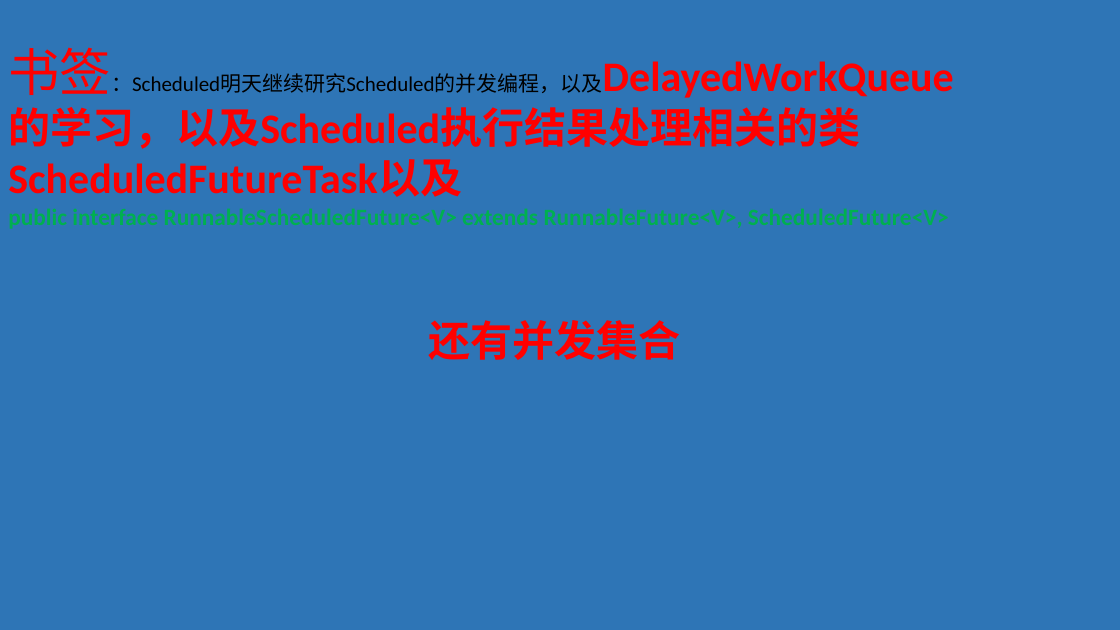
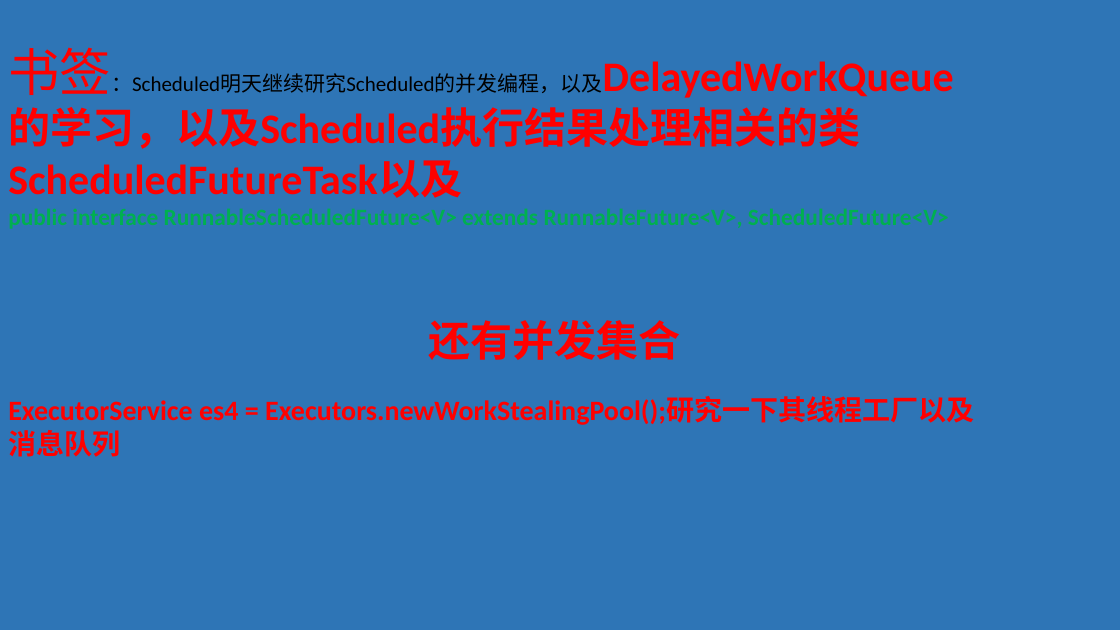
Before and after one commit to Dax1n/java, a slide deck: slide 16 of concurrent/src/main/java/com/daxin/concurrent/java并发之线程池学习.pptx (slide 12 before the commit). Drawn at 1120x630 pixels with LibreOffice and Linux fonts; fonts in the diff are those of the drawing. Boxes give left, top, right and bottom in pixels: in the first picture for what was removed or moved away, otherwise in the second. Text is boxed around its words. In the diff, an @@ line names an element or a change of style, - is before the commit and + after.

```diff
--- a/concurrent/src/main/java/com/daxin/concurrent/java并发之线程池学习.pptx
+++ b/concurrent/src/main/java/com/daxin/concurrent/java并发之线程池学习.pptx
@@ text at (8,397,974,457): paragraph added @@
+ExecutorService es4 = Executors.newWorkStealingPool();研究一下其线程工厂以及消息队列
```
Also in this commit, not shown: 9 other files.
